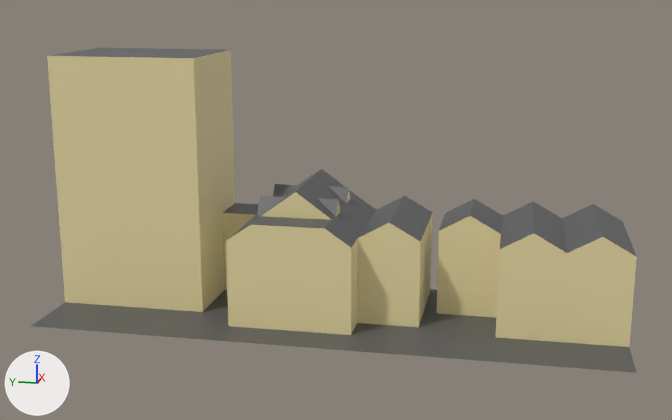
What one commit did to the glTF model assets/buildings/3x1_Buildings3.col.glb.
Both versions are drawn from a 50 mm lens placed at (-92.7, -18.7, 34.6), pointed at (-0.2, -0.2, 11.5). Lighting does not change. The marker at lower left points along +X, +Y and +Z. Vertices at the same position are counted once.

Objects in the first picture: '3x1_Buildings3.col'.
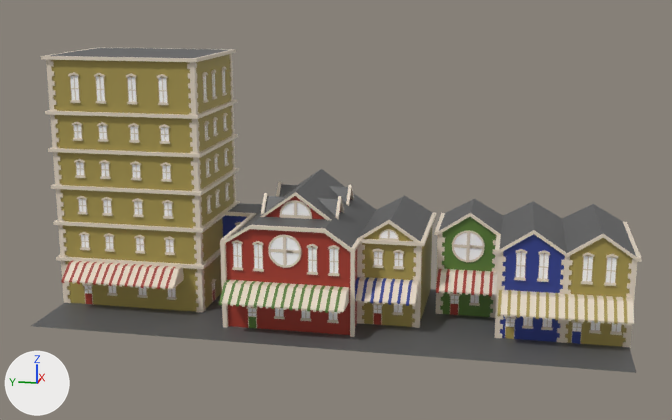
Diff of the bpy script that builds the scene:
```diff
--- a/assets/buildings/3x1_Buildings3.col.glb.py
+++ b/assets/buildings/3x1_Buildings3.col.glb.py
@@ mat_building_001 @@
+mat_building_001 = principled_material('Building.001')
+mat_building_001.base_color = (0.772, 0.675, 0.551)  # light grey #e4d6c4
@@ mat_green_walls @@
+mat_green_walls = principled_material('Green Walls')
+mat_green_walls.base_color = (0.107, 0.214, 0.0363)  # green #5c7f36
@@ mat_red_001 @@
+mat_red_001 = principled_material('red.001')
+mat_red_001.base_color = (0.377, 0.043, 0.0253)  # red #a53a2c
@@ mat_material_001 @@
+mat_material_001 = principled_material('Material.001')
+mat_material_001.base_color = (0.0301, 0.0503, 0.277)  # blue #303f90
@@ mat_glass_001 @@
+mat_glass_001 = principled_material('Glass.001')
+mat_glass_001.base_color = (1.0, 1.0, 1.0)  # white #ffffff
+mat_glass_001.metallic = 1.0
+mat_glass_001.roughness = 1.0
@@ mat_material_045 @@
+mat_material_045 = principled_material('Material.045')
+mat_material_045.base_color = (0.392, 0.309, 0.0777)  # yellow #a8974f
@@ me_plane_039 @@
 # used by ob_3x1_buildings3_col; location = (0.0, 0.0, 0.0)
-me_plane_039.from_pydata(...)  # 136 vertices, 230 faces; spans x -10.0..10.0, y -30.0..30.0, z 0.0..27.0
+me_plane_039.from_pydata(...)  # 12692 vertices, 21482 faces; spans x -10.0..10.5, y -30.4..30.5, z 0.0..27.0
+# me_plane_039 part 1: the loose piece of 6 vertices spanning x -1.2..1.7, y 3.8..8.1, z 10.7..12.5 is moved by (0.0, -0.8, 0.0)
+# me_plane_039 part 2: the loose piece of 6 vertices spanning x 4.8..7.7, y 3.8..8.1, z 10.7..12.5 is moved by (0.0, -0.8, 0.0)
+# me_plane_039 part 3: 12468 vertices added at x -9.0..10.5, y -30.4..30.5, z 0.0..27.0
+# me_plane_039 part 4: 86 faces spanning x -3.7..10.0, y -30.0..30.0, z 0.0..27.0 switch from mat_material_054 (beige #e7d8a3) to mat_material_045 (yellow #a8974f)
+# me_plane_039 part 5: 18 faces spanning x -3.7..10.0, y -23.6..14.0, z 0.0..11.0 switch from mat_material_054 (beige #e7d8a3) to mat_material_001 (blue #303f8f)
+# me_plane_039 part 6: 40 faces spanning x -6.0..10.0, y -2.9..10.0, z 0.0..13.7 switch from mat_material_054 (beige #e7d8a3) to mat_red_001 (red #a53a2c)
+# me_plane_039 part 7: 10 faces spanning x 2.0..10.0, y -17.1..-10.7, z 0.0..11.0 switch from mat_material_054 (beige #e7d8a3) to mat_green_walls (green #5c7f36)
 me_plane_039.materials.append(mat_tarseal_020)
+me_plane_039.materials.append(mat_building_001)  # light grey #e4d6c4
+me_plane_039.materials.append(mat_glass_001)  # white #ffffff
```

What differs and where, as boxes [x1, y1, x2, y2] in the pictures (672 x 420 px; the box of a moved part takes in the faces that stretch with it):
'3x1_Buildings3.col', reshaped
    before: [32, 48, 637, 373]
    after: [32, 47, 642, 373]
part 1 of me_plane_039, moved or reshaped
    before: [257, 196, 286, 216]
    after: [264, 196, 286, 213]
part 2 of me_plane_039, moved or reshaped
    before: [273, 184, 299, 197]
    after: [279, 184, 299, 197]
part 3 of me_plane_039, added
    after: [41, 47, 642, 348]
part 4 of me_plane_039, recoloured (beige to yellow)
    both: [51, 54, 633, 346]
part 5 of me_plane_039, recoloured (beige to blue)
    before: [222, 213, 567, 342]
    after: [222, 216, 565, 342]
part 6 of me_plane_039, recoloured (beige to red)
    before: [226, 188, 358, 335]
    after: [226, 196, 357, 335]
part 7 of me_plane_039, recoloured (beige to green)
    before: [437, 216, 501, 317]
    after: [440, 217, 497, 317]
